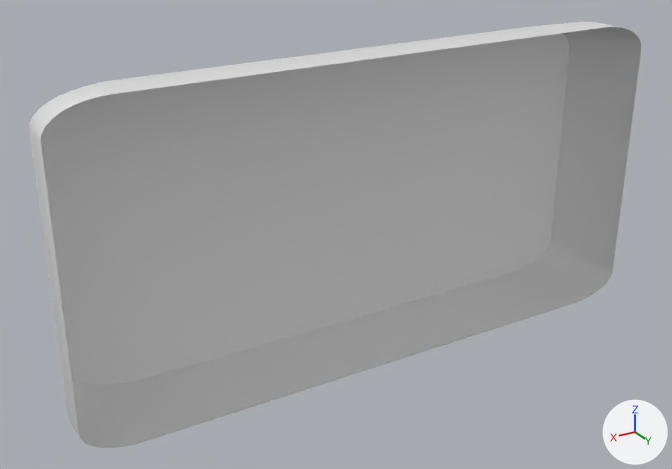
Before and after pictures for a commit that changed the FBX model Assets/_Art/Meshes/Mesh_Half_Tile.fbx.
Camera for both pictures: a camera (50 mm lens) standing at (-1.25, 2.41, 1.15) and looking at (-2.73, -0.06, -0.09). The axes (+X, +Y, +Z) are drawn at lower right. The lights are the same throughout.
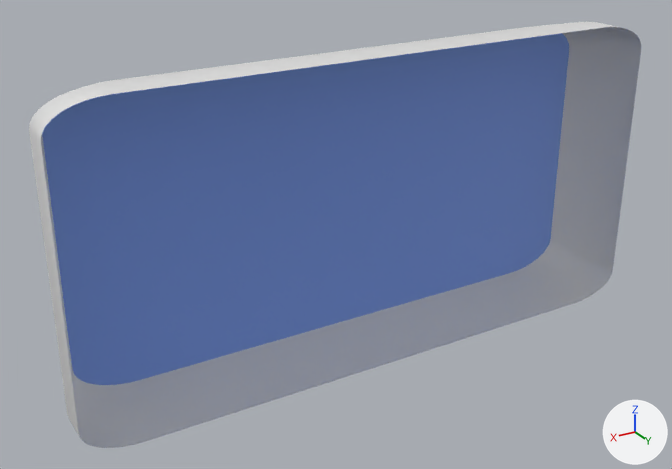
Edits to the bpy script that builds the scene:
```text
Add mat_material_001:
    mat_material_001 = principled_material('Material.001')
    mat_material_001.base_color = (0.187, 0.323, 0.8)  # blue #789ae7
Change me_cube_002:
    where me_cube_002.from_pydata(...)  # 108 vertices, 73 faces; spans x -1.07..1.07, y -0.18..0.1, z -0.54..0.54
    used by ob_cube_002; location = (-2.843, 0.0, 0.0)
    me_cube_002 part 1: the 1 face centred in x 0.0, y -0.18, z 0.0 switches from mat_material (white #e7e7e7) to mat_material_001 (blue #789ae7)
    add me_cube_002.materials.append(mat_material_001)  # blue #789ae7
```

Pixel boxes (x1, y1, x2, y2) of what changed, in the pictures (672 x 469 px):
part 1 of me_cube_002, recoloured (white to blue): (42, 33, 569, 385) in both
